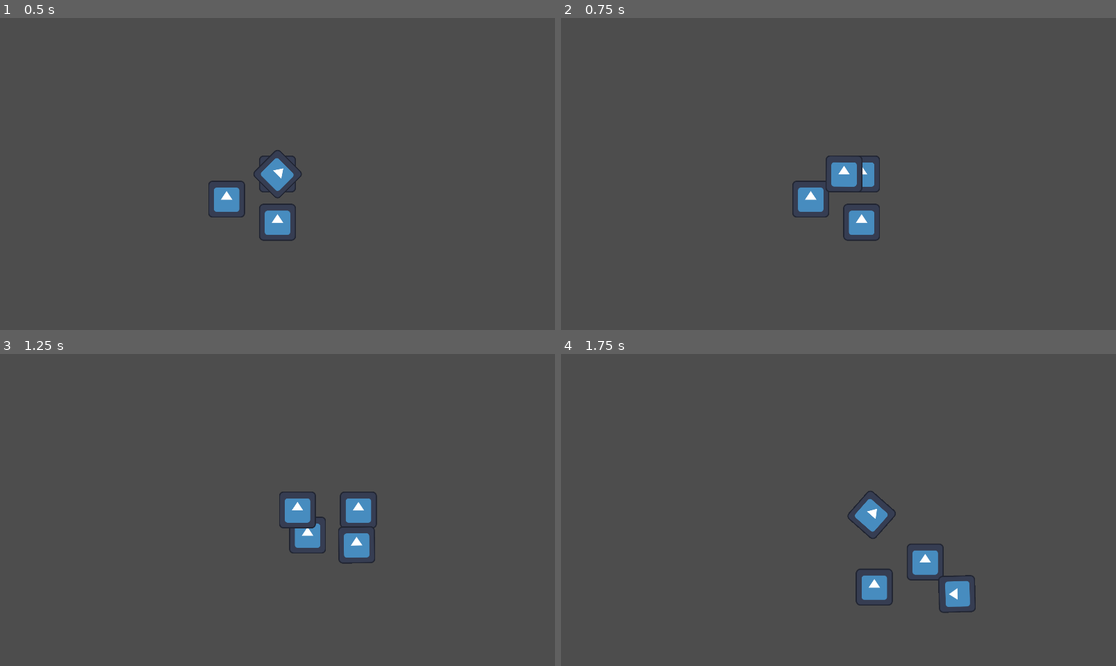
Above: before the commit, frames 1-4 (two rows, left to right).
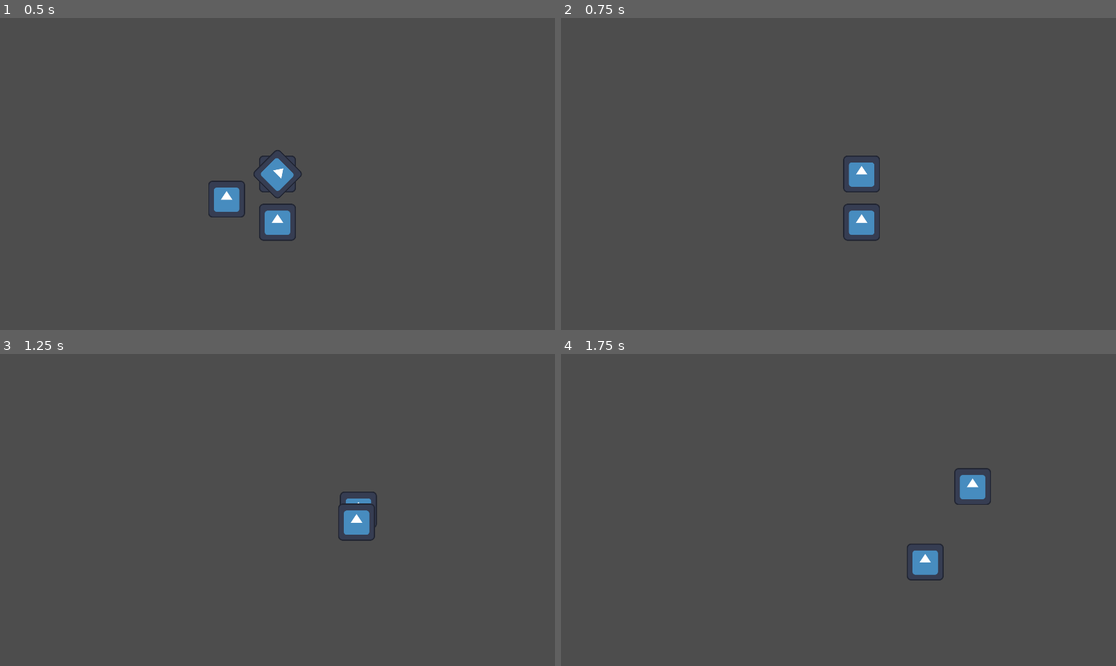
Above: after the commit, the same moments.

Repository: VeryKoolGames/upsi_jam_2025
Game: Godot game, scene res://Scenes/main.tscn
Same seed, same stepped clock (60 frames per second), same inputs: the game is played once before the commit and once after it. The engine's default icon, where the game draws it, is replaced by a stand-in: a white triangle on a blue panel in a dark square.
Inputs (mouse positions are in pixels of both pictures, inside the frame that each line leads up to):
- Up to frame 1 (0.5 s): no input
- Up to frame 2 (0.75 s): move the mouse to (960, 158) at 0.52 s; hold D (move_right) from 0.53 s (still down); click (960, 158) at 0.67 s
- Up to frame 3 (1.25 s): keep holding D (move_right)
- Up to frame 4 (1.75 s): move the mouse to (727, 525) at 1.27 s; release D (move_right) at 1.28 s; hold S (move_down) from 1.28 s (still down)

Frame 1 is identical in both runs. In frame 2, 0.9% of the frame differs, in the area x 41-55%, y 44-64%; in frame 3, 1.6%; in frame 4, 1.9%, in the area x 51-78%, y 36-84%.

Commit message:
enemy and collisions

Diff:
--- a/Player.tscn
+++ b/Player.tscn
@@ -37,6 +37,8 @@
 script = ExtResource("4_xxkd1")
 
 [node name="Walls" type="StaticBody2D" parent="."]
+collision_layer = 3
+collision_mask = 3
 
 [node name="leftWall" type="CollisionShape2D" parent="Walls"]
 position = Vector2(-955, 6)
--- a/Scenes/enemy.gd
+++ b/Scenes/enemy.gd
@@ -4,6 +4,7 @@
 var player: Node2D  # Reference to player node
 
 func _ready():
+	add_to_group("enemy")
 	player = get_tree().get_first_node_in_group("player")
 	if !player:
 		push_error("Enemy cannot find player node!")
--- a/Scripts/shape_manager.gd
+++ b/Scripts/shape_manager.gd
@@ -41,7 +41,9 @@
 
 func _launch_shape_towards_mouse() -> void:
 	print("Launching closest shape " + closest_shape.name)
+	closest_shape.is_shot = true
 	closest_shape.collision_layer = 2
+	closest_shape.collision_mask = 2
 	var original_global_pos = closest_shape.global_position
 	shapes.erase(closest_shape)
 	var old_parent = closest_shape.get_parent()
--- a/shape.gd
+++ b/shape.gd
@@ -1,5 +1,16 @@
 extends Node2D
 class_name GameShape
 
+var is_shot: bool
+
 func _ready() -> void:
 	get_node("%ShapeManager").shapes.append(self)
+
+func _on_area_2d_area_entered(area: Area2D) -> void:
+	if area.get_parent().is_in_group("enemy") and !is_shot:
+		get_node("%ShapeManager").shapes.erase(self)
+		print(get_node("%ShapeManager").shapes)
+		area.get_parent().queue_free()
+		queue_free()
+	elif area.get_parent().is_in_group("enemy"):
+		area.get_parent().queue_free()
--- a/shape.tscn
+++ b/shape.tscn
@@ -1,10 +1,13 @@
-[gd_scene load_steps=4 format=3 uid="uid://dqsvnfjk7e8rf"]
+[gd_scene load_steps=5 format=3 uid="uid://dqsvnfjk7e8rf"]
 
 [ext_resource type="Texture2D" uid="uid://peyfspvt3nvc" path="res://Sprites/icon.svg" id="1_3tjat"]
 [ext_resource type="Script" uid="uid://cdsvvbrrgasar" path="res://shape.gd" id="1_t2h0s"]
 
 [sub_resource type="CircleShape2D" id="CircleShape2D_77gc5"]
 radius = 58.0
+
+[sub_resource type="CircleShape2D" id="CircleShape2D_t2h0s"]
+radius = 82.3893
 
 [node name="Shape" type="RigidBody2D"]
 gravity_scale = 0.0
@@ -15,3 +18,10 @@
 
 [node name="CollisionShape2D" type="CollisionShape2D" parent="."]
 shape = SubResource("CircleShape2D_77gc5")
+
+[node name="Area2D" type="Area2D" parent="."]
+
+[node name="CollisionShape2D" type="CollisionShape2D" parent="Area2D"]
+shape = SubResource("CircleShape2D_t2h0s")
+
+[connection signal="area_entered" from="Area2D" to="." method="_on_area_2d_area_entered"]
